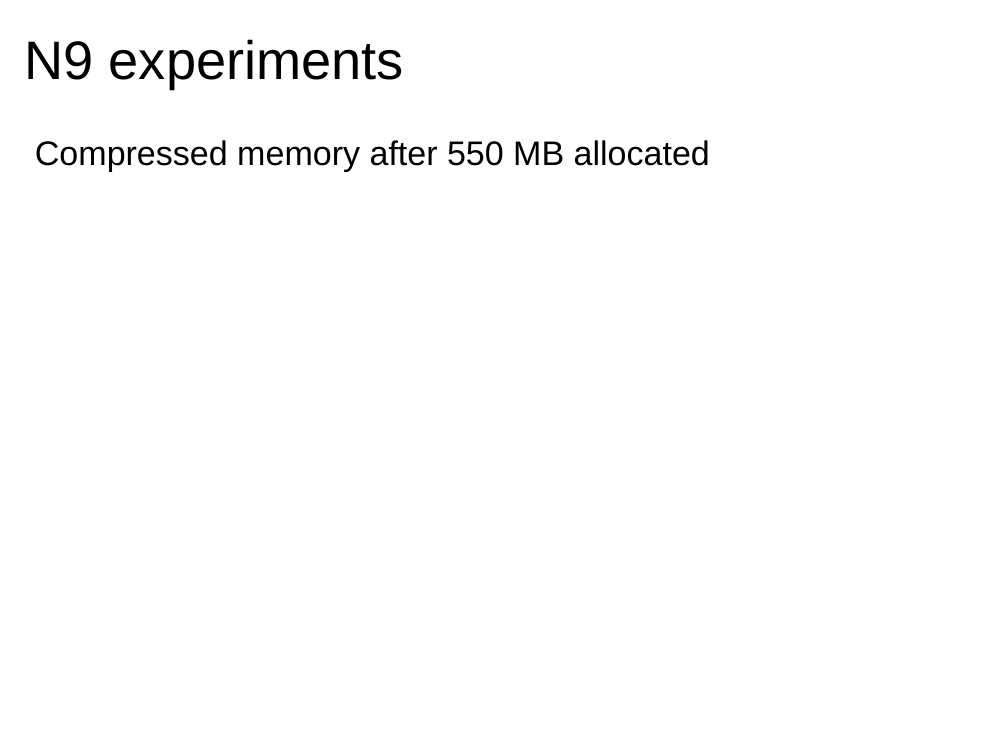
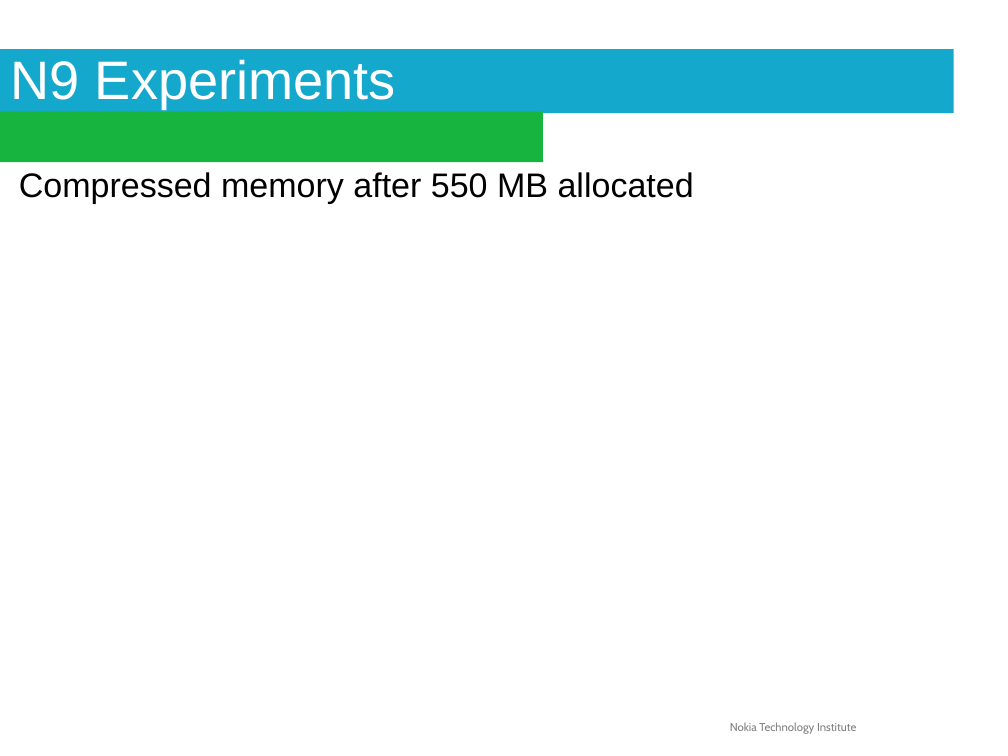
Before and after one commit to briglia/LinuxCon2011, a slide deck: slide 16 of linuxcon2011.odp (slide 15 before the commit). Drawn at 1008x756 pixels with LibreOffice and Linux fonts; fonts in the diff are those of the drawing; background and template pictures are left out. Boxes give left, top, right and bottom in pixels: in the first picture for what was removed or moved away, otherwise in the second. Text is boxed around its words. In the diff, an @@ line names an element or a change of style, - is before the commit and + after.

```diff
--- a/linuxcon2011.odp
+++ b/linuxcon2011.odp
@@ title "N9 Experiments" resized from (x1=25, y1=39, x2=404, y2=89) to (x1=0, y1=49, x2=954, y2=113) @@
@@ title "N9 Experiments" at (x1=0, y1=49, x2=954, y2=113): vertical alignment top to middle; fill none to #14A8CC @@
@@ title at (x1=11, y1=59, x2=396, y2=109): text changed; text colour #000000 to #FFFFFF @@
-N9 experiments
+N9 Experiments
@@ rectangle added at (x1=0, y1=112, x2=543, y2=162), fill #17B53F @@
@@ text "Compressed memory after 550 MB ..." moved from (x1=35, y1=140, x2=710, y2=171) to (x1=19, y1=172, x2=694, y2=203) @@
@@ text added at (x1=730, y1=722, x2=856, y2=734), 9 pt, text #7F7F7F @@
+Nokia Technology Institute
```
Also in this commit, not shown: 30 other slides changed, 1 slide added.
